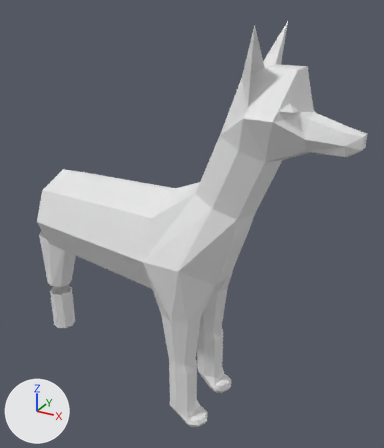
Before and after pictures for a commit that changed the Blender file 3d/dog/little-blocks.blend.
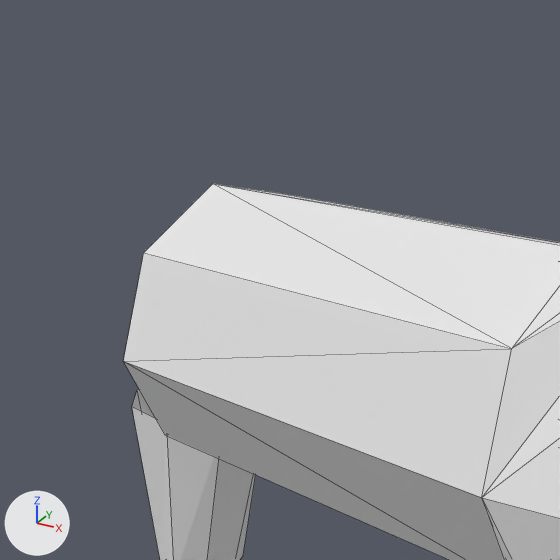
Each version is shown whole from a 50 mm lens placed at (8.97, -13.91, 7.05), pointed at (0.97, 0.63, -0.22), then close up on the part from 0% to 43% of the width and 26% to 63% of the height. Arrows for +X, +Y and +Z are at lower left; the lights stay in place. The close-ups show mesh edges as thin lines.

Objects in the first close-up: 'Плоскость'.
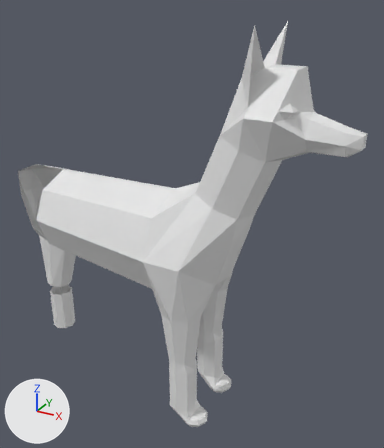
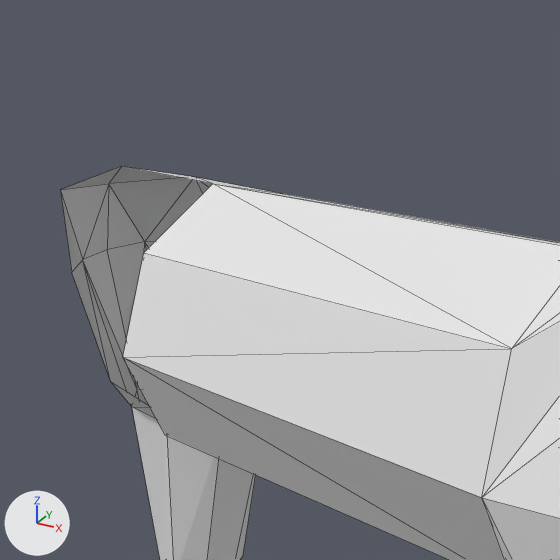
Boxes [x1, y1, x2, y2] around the edits, measured in the close-ups (560 x 560 px; the box of a moved part takes in the faces that stretch with it):
```json
{"object": "Плоскость", "change": "reshaped", "before": [124, 184, 560, 560], "after": [60, 166, 560, 560]}
{"part": 1, "of": "me_плоскость", "change": "built on", "after": [60, 166, 276, 418]}
{"part": 2, "of": "me_плоскость", "change": "moved or reshaped", "before": [124, 253, 512, 560], "after": [123, 253, 512, 560]}
```

The change, as JSON lines over the scene's bpy script:
```json
{"block": "me_плоскость", "where": "# used by ob_плоскость; location = (0.0, 0.0, 0.0)"}
{"block": "me_плоскость", "where": "# verts and faces of me_плоскость; kept vertices keep their numbers, new ones are numbered from 239"}
{"block": "me_плоскость", "where": "# before: 81 (-4.0, -1.57, -0.34) at pixel (123, 361)"}
{"op": "remove", "block": "me_плоскость", "code": "me_плоскость.from_pydata(...)  # 239 vertices, 414 faces; spans x -6.29..6.4, y -1.91..1.91, z -7.0..6.3"}
{"op": "add", "block": "me_плоскость", "code": "me_плоскость.from_pydata(...)  # 250 vertices, 444 faces; spans x -6.5..6.4, y -1.91..1.91, z -7.0..6.3"}
{"block": "me_плоскость", "change": "me_плоскость part 1"}
{"block": "me_плоскость", "change": "1 vertex is removed from x -4.0, y 1.57, z -0.34"}
{"block": "me_плоскость", "change": "4 faces are deleted"}
{"block": "me_плоскость", "change": "12 vertices are added at x -6.5..-4.0, y 0.0..1.57, z -1.8..1.13"}
{"block": "me_плоскость", "change": "34 new faces join them"}
{"block": "me_плоскость", "change": "me_плоскость part 2"}
{"op": "add", "block": "me_плоскость", "code": "verts[81] = (-4.0, -1.57, -0.3)  # moved, pixel (122, 357)"}
```
